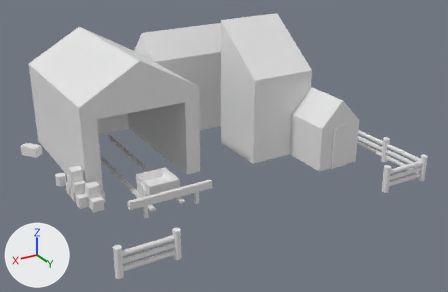
The FBX model Assets/Meshes/Human_Mesh/HumanBuilding_Mesh/Mine/Mine_LVL00.fbx, before and after one commit.
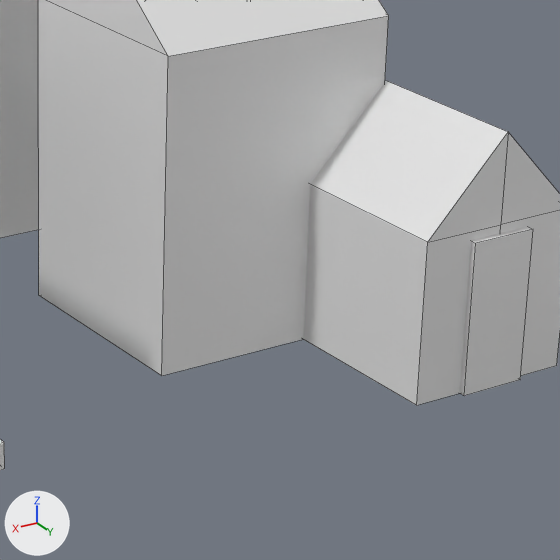
Each version is shown whole from a 50 mm lens placed at (3.56, 6.37, 3.33), pointed at (-0.1, 0.27, 0.28), then close up on the part from 47% to 80% of the width and 23% to 72% of the height. The lights are fixed; the arrows at lower left show +X, +Y and +Z. The close-ups show mesh edges as thin lines. Where no turn or scale is listed for an object, it has been applied to the vertices.

The first close-up shows 'Back_Building', 'Door_Right_Building', 'Mid_Building', 'Right_Building'.
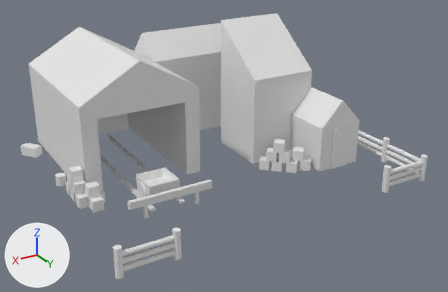
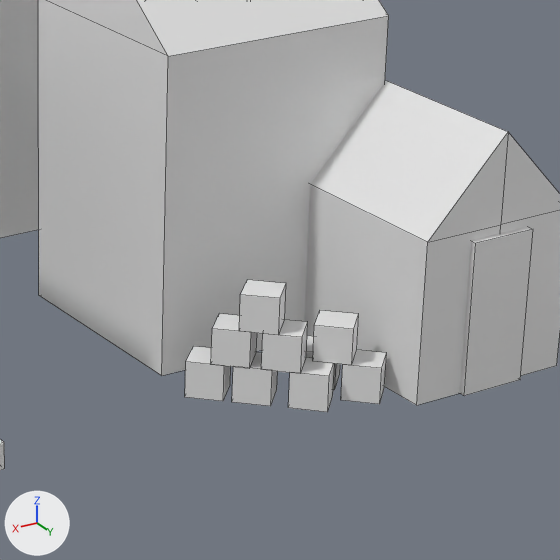
Location of each change, [x1, y1, x2, y2] in pixels of the close-ups (560 x 560 px):
'Boxies.005', added
    after: [185, 280, 386, 412]

Patch to the scene script:
```diff
--- a/Assets/Meshes/Human_Mesh/HumanBuilding_Mesh/Mine/Mine_LVL00.fbx.py
+++ b/Assets/Meshes/Human_Mesh/HumanBuilding_Mesh/Mine/Mine_LVL00.fbx.py
@@ me_cube_709 @@
+me_cube_709.from_pydata(...)  # 72 vertices, 54 faces; spans x 0.73..1.329, y 1.157..1.613, z 0.003..0.381
@@ ob_boxies_005 @@
+ob_boxies_005 = bpy.data.objects.new('Boxies.005', me_cube_709)
+ob_boxies_005.location = (-1.762, -0.677, 0.0)
```
